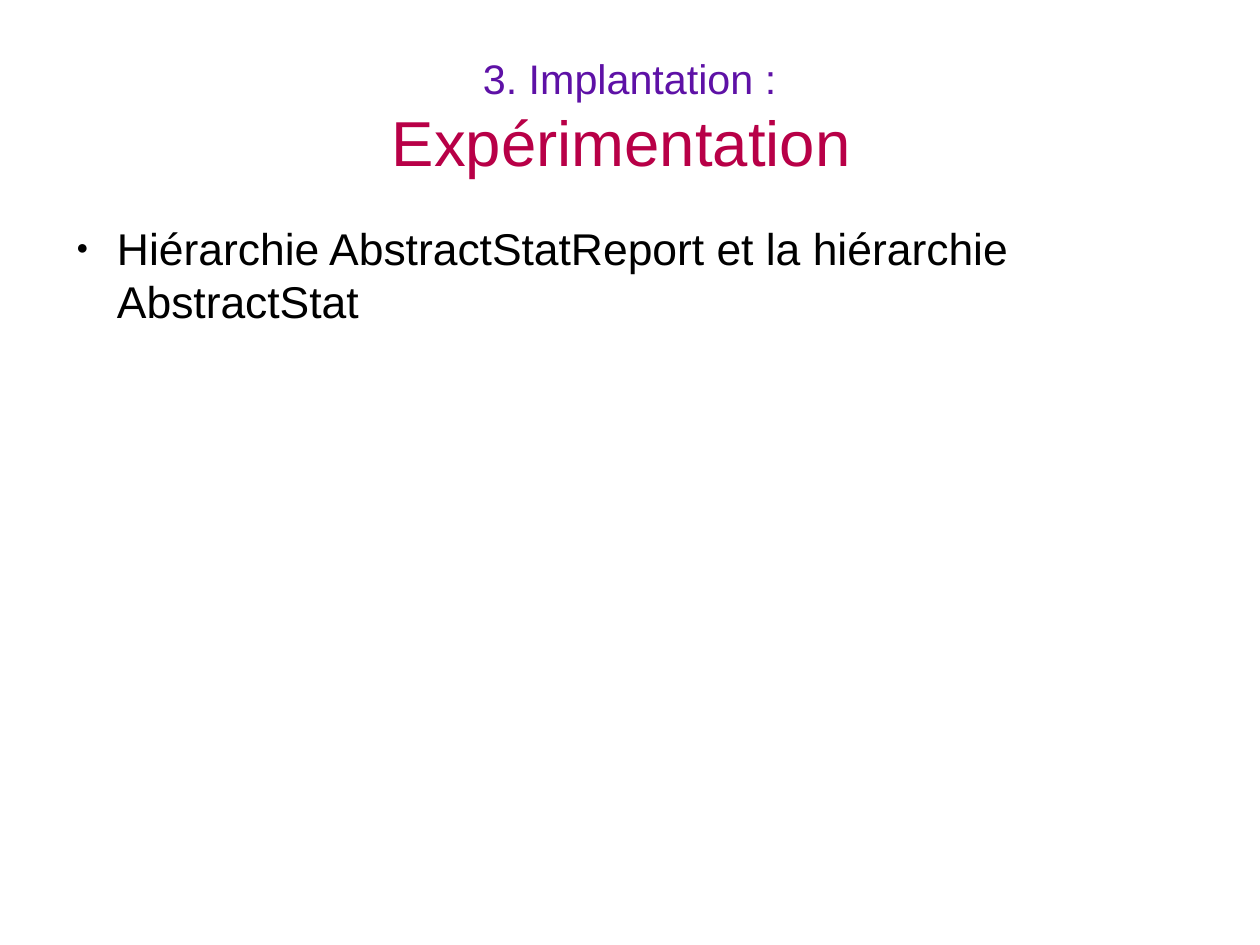
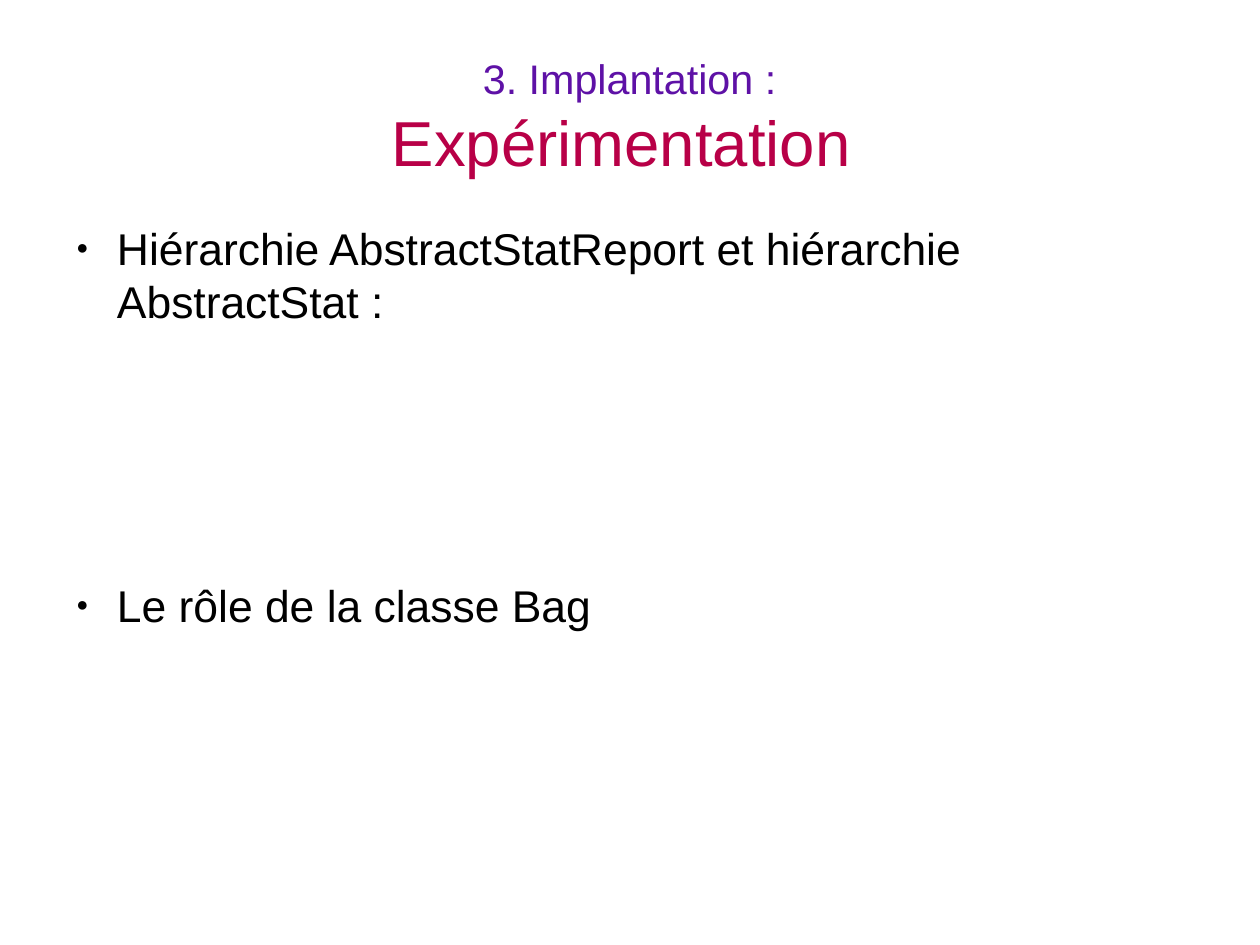
Before and after one commit to BackupTheBerlios/visidia-svn, a slide deck: slide 22 of trunk/doc/soutenance/soutenance.odp (slide 23 before the commit). Drawn at 1260x945 pixels with LibreOffice and Linux fonts; fonts in the diff are those of the drawing. Boxes give left, top, right and bottom in pixels: in the first picture for what was removed or moved away, otherwise in the second. Text is boxed around its words. In the diff, an @@ line names an element or a change of style, - is before the commit and + after.

```diff
--- a/trunk/doc/soutenance/soutenance.odp
+++ b/trunk/doc/soutenance/soutenance.odp
@@ text at bbox=[117, 232, 961, 631]: text changed @@
-● Hiérarchie AbstractStatReport et la hiérarchie AbstractStat
+● Hiérarchie AbstractStatReport et hiérarchie AbstractStat :
+● Le rôle de la classe Bag
```
Also in this commit, not shown: 2 other slides changed, 1 slide removed.
